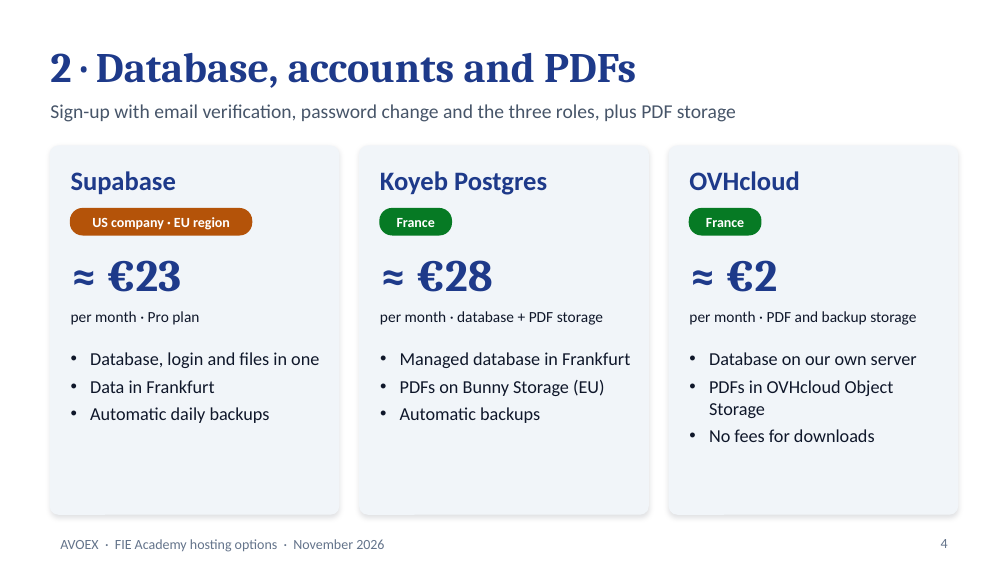
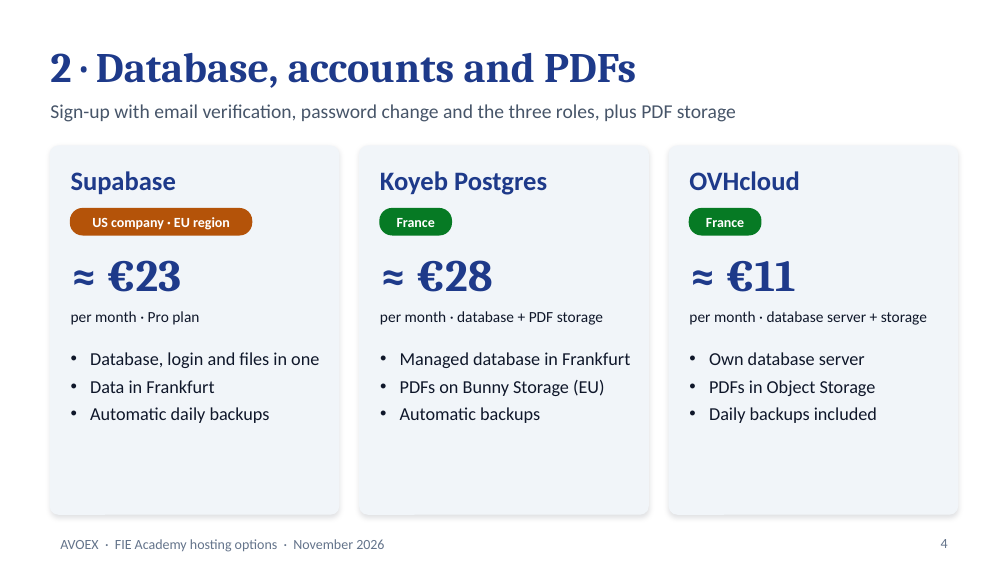
Before and after one commit to Angelvalkov2003/fie-academy, a slide deck: slide 4 of FIE_Academy_Hosting_Options.pptx. Drawn at 1008x567 pixels with LibreOffice and Linux fonts; fonts in the diff are those of the drawing. Boxes give left, top, right and bottom in pixels: in the first picture for what was removed or moved away, otherwise in the second. Text is boxed around its words. In the diff, an @@ line names an element or a change of style, - is before the commit and + after.

```diff
--- a/FIE_Academy_Hosting_Options.pptx
+++ b/FIE_Academy_Hosting_Options.pptx
@@ text at (726,261,796,292): text changed @@
-≈ €2
+≈ €11
@@ text at (689,311,927,325): text changed @@
-per month · PDF and backup storage
+per month · database server + storage
@@ text at (709,352,877,423): text changed @@
-• Database on our own server
-• PDFs in OVHcloud Object Storage
-• No fees for downloads
+• Own database server
+• PDFs in Object Storage
+• Daily backups included
```
Also in this commit, not shown: 3 other slides changed, 1 other file.
